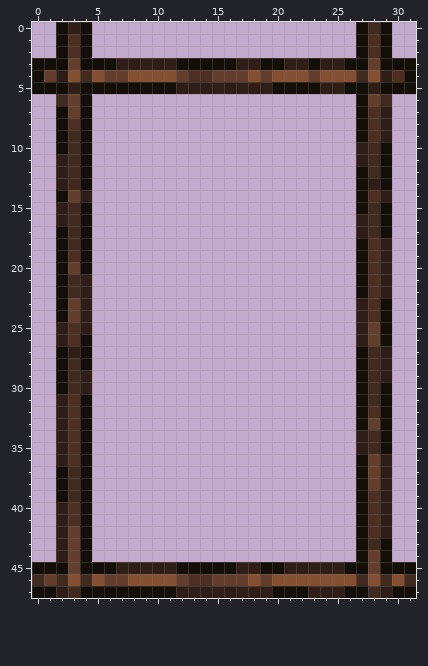
Edited in one commit: pixel-art sprite (content/Entities/Structures/Construction/construction.4x6.png). This is how it looked before the edit.
The file is 32x48 pixels.
The result:
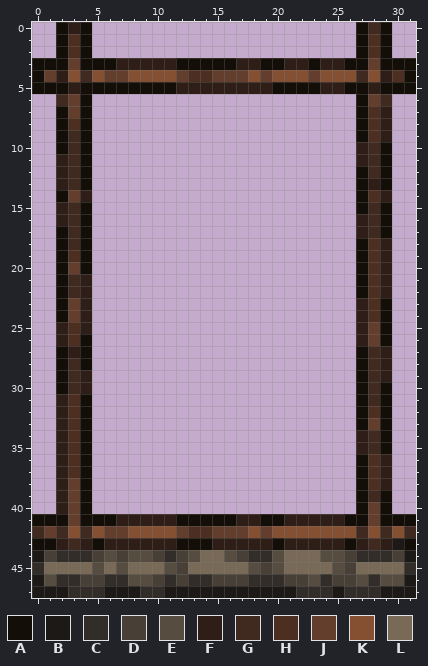
Palette (. is transparent): A #140e08  B #1c1917  C #322d29  D #483f37  E #564d40  F #2f1e17  G #40291f  H #4d2f21  J #643e2d  K #854f32  L #786a56
Commit message: Added foundations to construction sites
The exact change:
{"y":36,"x":28,"old":"J","new":"H"}
{"y":37,"x":2,"old":"AG","new":"FH"}
{"y":37,"x":28,"old":"J","new":"H"}
{"y":38,"x":2,"old":"AG","new":"FJ"}
{"y":38,"x":28,"old":"J","new":"H"}
{"y":39,"x":2,"old":"AG","new":"FJ"}
{"y":39,"x":28,"old":"HF","new":"GA"}
{"y":40,"x":3,"old":"H","new":"J"}
{"y":40,"x":28,"old":"HF","new":"JA"}
{"y":41,"x":0,"old":"..FH","new":"AAAJ"}
{"y":41,"x":5,"old":"......................","new":"AAFFFFFAAAAAFFAAFFFFFA"}
{"y":41,"x":28,"old":"HF..","new":"JAAA"}
{"y":42,"x":0,"old":"..FJA......................AHF..","new":"GJGKGKJJKKKKJHHJJJKJKKKKKKKGKGKG"}
{"y":43,"x":0,"old":"..","new":"AA"}
{"y":43,"x":3,"old":"JA......................A","new":"GFAFFFFFFAAAFFFFFAFFFFFAF"}
{"y":43,"x":29,"old":"A..","new":"FBA"}
{"y":44,"x":0,"old":"..FJA......................AJA..","new":"BDCCCDEDEEDCDELLEDCCELLLEEDCCCDB"}
{"y":45,"x":0,"old":"AAAJAAAFFFFFAAAAAFFAAFFFFFAAJAAA","new":"CLLLLELELLLEDLLLLLEDELLLLEDLLLLC"}
{"y":46,"x":0,"old":"GJGKGKJJKKKKJHHJJJKJKKKKKKKGKGKG","new":"BECCDDCCEEDCDCCDDDCCCDDECDDECEEB"}
{"y":47,"x":0,"old":"AAFGAAAAAAAAFFFFFFFFAAAFFFAAGFAA","new":"BBBCCCBBBCCBBBBBBBBBBBCCCBCCCBBB"}
{"label":"changed","picture_box":[32,454,416,598]}
